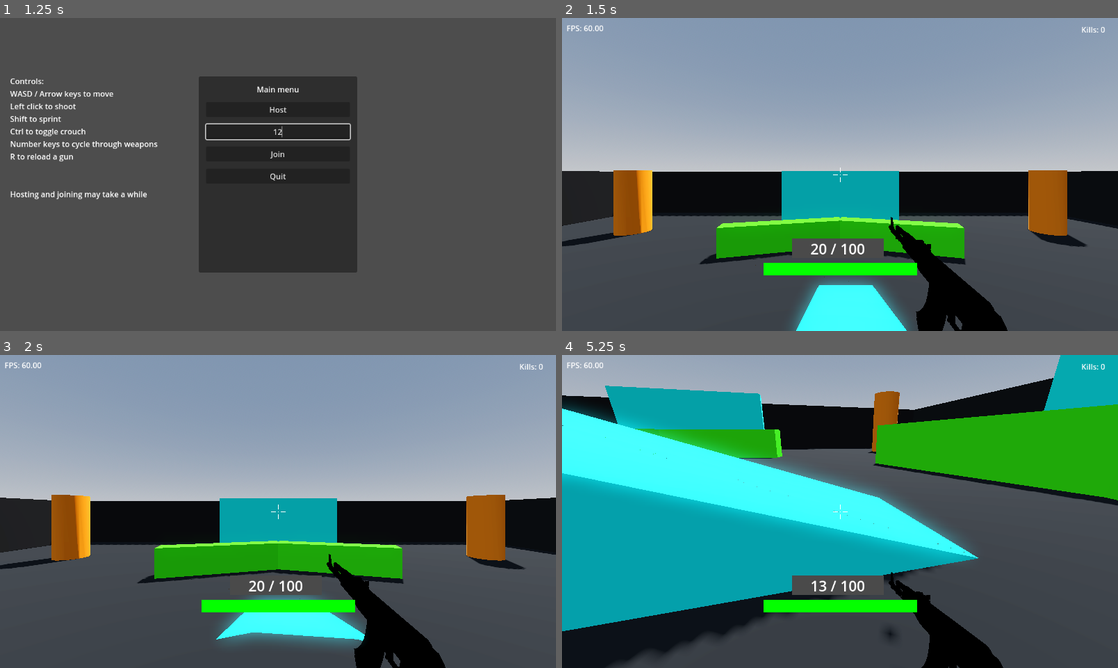
Above: before the commit, frames 1-4 (two rows, left to right).
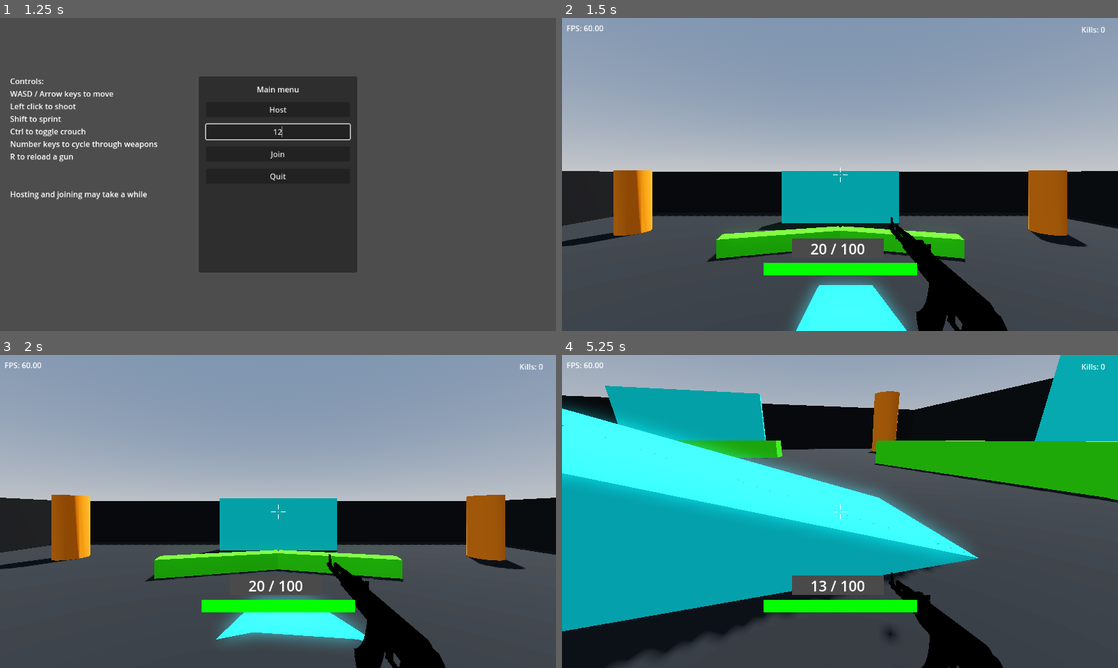
Above: after the commit, the same moments.

Repository: sergei-srednyak/Simple-Multiplayer-FPS-in-Godot
Game: Godot game, scene res://main/main.tscn
Two runs of this game, one before a commit and one after it. Both use one fixed random seed, a clock stepped at 60 frames per second and the inputs below.
Inputs (mouse positions are in pixels of both pictures, inside the frame that each line leads up to):
- Up to frame 1 (1.25 s): click (278, 130) at 0.52 s; type "12" at 0.6 s
- Up to frame 2 (1.5 s): click "Host" at 1.25 s
- Up to frame 3 (2 s): no input
- Up to frame 4 (5.25 s): tap Enter (ui_accept) at 2, 2.27, 3.02, 4.52 s; move the mouse to (867, 511) at 2.02 s; hold D (right) 2.03-2.78 s; hold Ctrl (crouch) 2.03-2.78 s; move the mouse to (812, 511) at 2.77 s; hold S (back) 2.78-3.53 s; tap W (foward) at 2.85 s; move the mouse to (851, 505) at 3.52 s; press the mouse at (851, 505) at 3.53 s; hold D (right) 3.53-5.03 s; move the mouse to (834, 517) at 4.27 s; release the mouse at (834, 517) at 4.28 s; tap Shift (sprint) at 4.35 s; move the mouse to (878, 514) at 5.02 s; hold A (left) from 5.03 s (still down); hold 1 (weapon1) from 5.03 s (still down)

Frame 1 is identical in both runs. In frame 2, 2.2% of the frame differs, in the area x 24-73%, y 63-85%; in frame 3, 2.2%; in frame 4, 4.7%, in the area x 7-100%, y 15-48%.
Error in both runs: Assertion failed: UPNP Discover Failed! Error 24 (res://main/main.gd:65)

Commit message:
Update enviorment.tscn

Diff:
--- a/main/enviorment.tscn
+++ b/main/enviorment.tscn
@@ -66,42 +66,42 @@
 mesh = SubResource("PrismMesh_ep7kg")
 
 [node name="CSGBox3D" type="CSGBox3D" parent="map/altar"]
-transform = Transform3D(0.965926, 0, 0.258819, 0, 1, 0, -0.258819, 0, 0.965926, 3.10583, -1.2, 11.5911)
+transform = Transform3D(0.965926, 0, 0.258819, 0, 1, 0, -0.258819, 0, 0.965926, 3.10583, -1.77488, 11.5911)
 size = Vector3(6.5, 1.5, 1)
 material = SubResource("StandardMaterial3D_rh3xs")
 
 [node name="CSGBox3D2" type="CSGBox3D" parent="map/altar"]
-transform = Transform3D(0.965926, 0, 0.258819, 0, 1, 0, -0.258819, 0, 0.965926, -3.10583, -1.2, -11.5911)
+transform = Transform3D(0.965926, 0, 0.258819, 0, 1, 0, -0.258819, 0, 0.965926, -3.10583, -1.77488, -11.5911)
 size = Vector3(6.5, 1.5, 1)
 material = SubResource("StandardMaterial3D_rh3xs")
 
 [node name="CSGBox3D3" type="CSGBox3D" parent="map/altar"]
-transform = Transform3D(0.258819, 0, -0.965926, 0, 1, 0, 0.965926, 0, 0.258819, -11.5911, -1.2, 3.10583)
+transform = Transform3D(0.258819, 0, -0.965926, 0, 1, 0, 0.965926, 0, 0.258819, -11.5911, -1.77488, 3.10583)
 size = Vector3(6.5, 1.5, 1)
 material = SubResource("StandardMaterial3D_rh3xs")
 
 [node name="CSGBox3D4" type="CSGBox3D" parent="map/altar"]
-transform = Transform3D(0.258819, 0, -0.965926, 0, 1, 0, 0.965926, 0, 0.258819, 11.5911, -1.2, -3.10583)
+transform = Transform3D(0.258819, 0, -0.965926, 0, 1, 0, 0.965926, 0, 0.258819, 11.5911, -1.77488, -3.10583)
 size = Vector3(6.5, 1.5, 1)
 material = SubResource("StandardMaterial3D_rh3xs")
 
 [node name="CSGBox3D5" type="CSGBox3D" parent="map/altar"]
-transform = Transform3D(0.965926, 0, -0.258819, 0, 1, 0, 0.258819, 0, 0.965926, -3.10583, -1.2, 11.5911)
+transform = Transform3D(0.965926, 0, -0.258819, 0, 1, 0, 0.258819, 0, 0.965926, -3.10583, -1.77488, 11.5911)
 size = Vector3(6.5, 1.5, 1)
 material = SubResource("StandardMaterial3D_rh3xs")
 
 [node name="CSGBox3D6" type="CSGBox3D" parent="map/altar"]
-transform = Transform3D(0.965926, 0, -0.258819, 0, 1, 0, 0.258819, 0, 0.965926, 3.10583, -1.2, -11.5911)
+transform = Transform3D(0.965926, 0, -0.258819, 0, 1, 0, 0.258819, 0, 0.965926, 3.10583, -1.77488, -11.5911)
 size = Vector3(6.5, 1.5, 1)
 material = SubResource("StandardMaterial3D_rh3xs")
 
 [node name="CSGBox3D7" type="CSGBox3D" parent="map/altar"]
-transform = Transform3D(-0.258819, 0, -0.965926, 0, 1, 0, 0.965926, 0, -0.258819, -11.5911, -1.2, -3.10583)
+transform = Transform3D(-0.258819, 0, -0.965926, 0, 1, 0, 0.965926, 0, -0.258819, -11.5911, -1.77488, -3.10583)
 size = Vector3(6.5, 1.5, 1)
 material = SubResource("StandardMaterial3D_rh3xs")
 
 [node name="CSGBox3D8" type="CSGBox3D" parent="map/altar"]
-transform = Transform3D(-0.258819, 0, -0.965926, 0, 1, 0, 0.965926, 0, -0.258819, 11.5911, -1.2, 3.10583)
+transform = Transform3D(-0.258819, 0, -0.965926, 0, 1, 0, 0.965926, 0, -0.258819, 11.5911, -1.77488, 3.10583)
 size = Vector3(6.5, 1.5, 1)
 material = SubResource("StandardMaterial3D_rh3xs")
 
